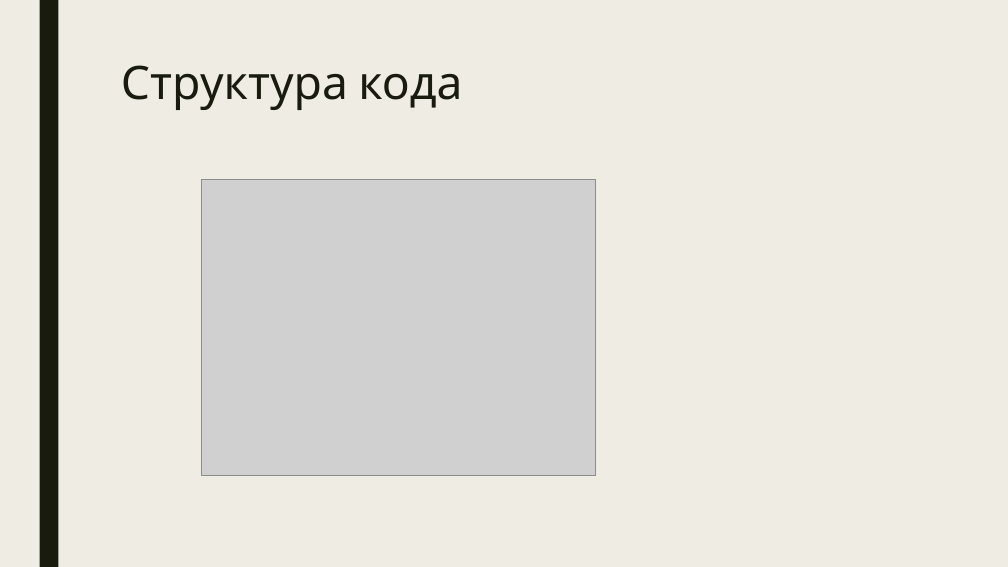
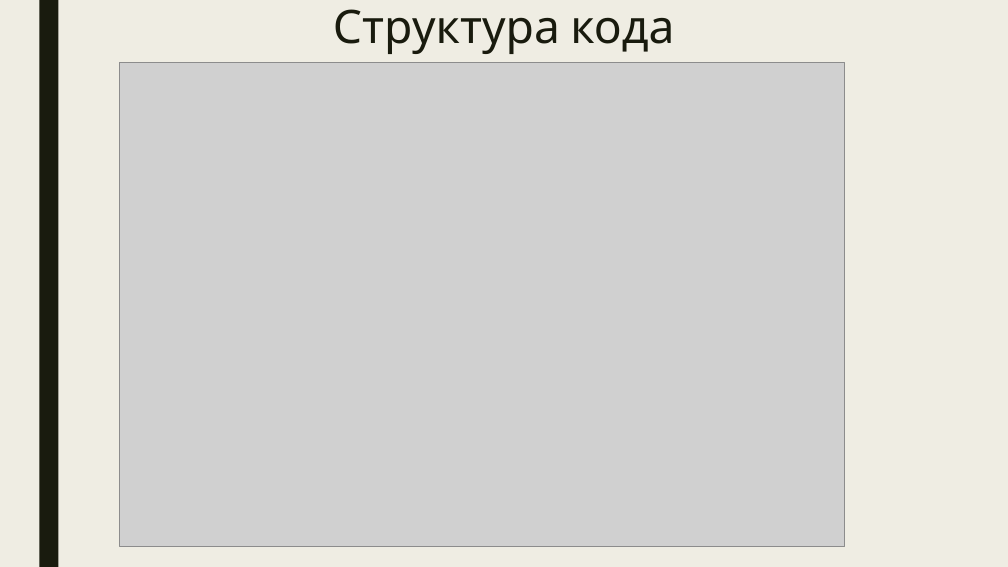
Before and after one commit to daaria-s/DungeonGame, a slide deck: slide 4 of MagicDungeon.pptx. Drawn at 1008x567 pixels with LibreOffice and Linux fonts; fonts in the diff are those of the drawing; grey boxes stand for pictures. Boxes give left, top, right and bottom in pixels: in the first picture for what was removed or moved away, otherwise in the second. Text is boxed around its words. In the diff, an @@ line names an element or a change of style, - is before the commit and + after.

Commit message:
edit presentation, moved functions.py to config.py

```diff
--- a/MagicDungeon.pptx
+++ b/MagicDungeon.pptx
@@ title "Структура кода": place and size @@
-title "Структура кода" at bbox=[121, 65, 462, 110]
+title "Структура кода" at bbox=[333, 9, 674, 54]
@@ title "Структура кода" at bbox=[333, 9, 674, 54]: alignment left to centre @@
@@ picture added at bbox=[119, 62, 845, 547] @@
@@ picture removed at bbox=[201, 180, 595, 476] @@
```
Also in this commit, not shown: 3 other slides changed, 7 other files.
